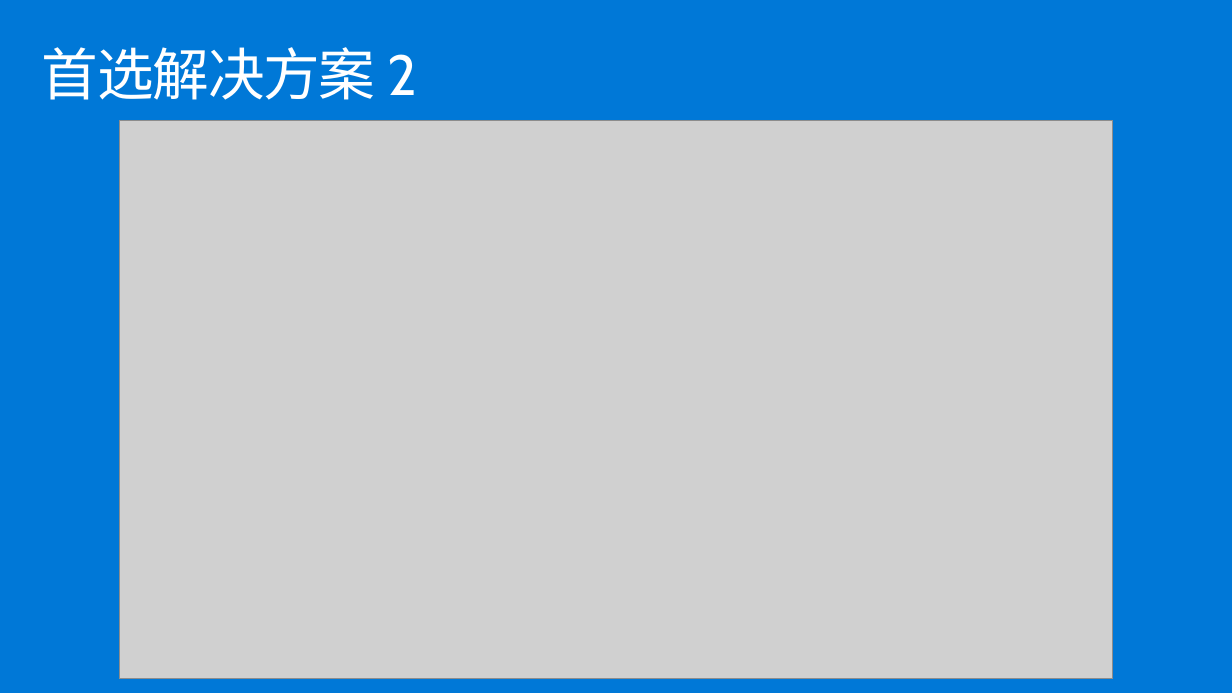
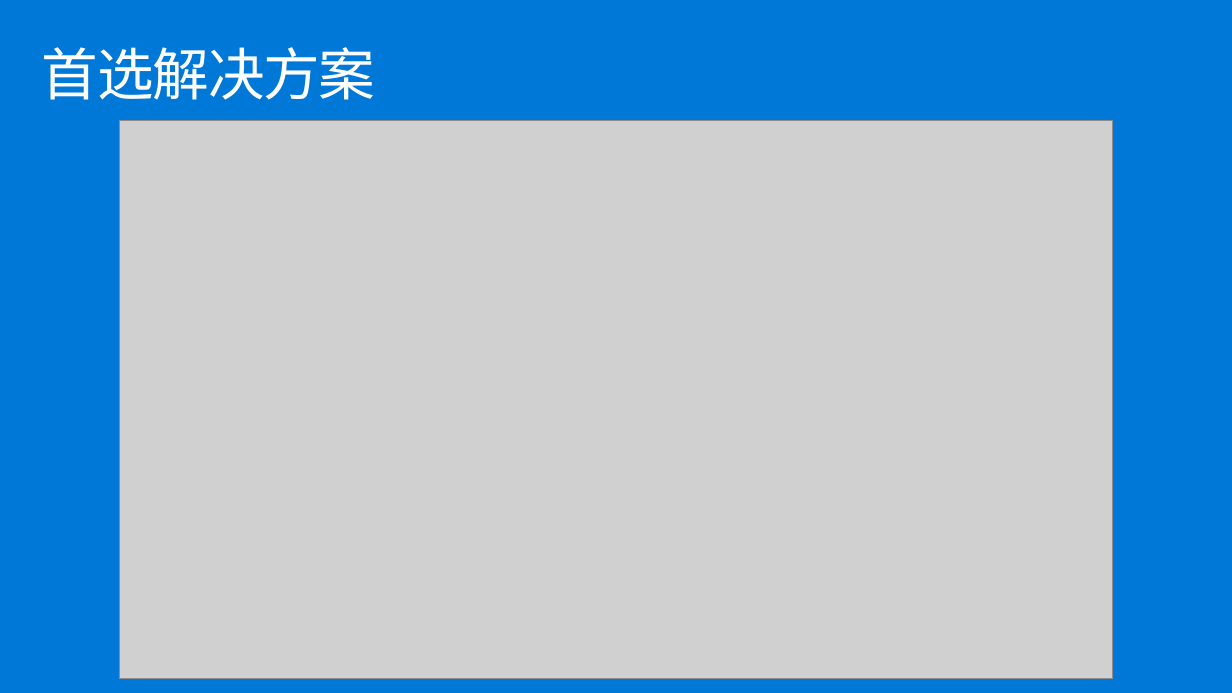
Before and after one commit to Azure/OCPCHINATECH, a slide deck: slide 20 of OCPPTSCSAHandsonLabs/MCW-Cloud-native-applications/Whiteboard design session/白板设计讲师presentation.pptx. Drawn at 1232x693 pixels with LibreOffice and Linux fonts; fonts in the diff are those of the drawing; grey boxes stand for pictures. Boxes give left, top, right and bottom in pixels: in the first picture for what was removed or moved away, otherwise in the second. Text is boxed around its words. In the diff, an @@ line names an element or a change of style, - is before the commit and + after.

```diff
--- a/OCPPTSCSAHandsonLabs/MCW-Cloud-native-applications/Whiteboard design session/白板设计讲师presentation.pptx
+++ b/OCPPTSCSAHandsonLabs/MCW-Cloud-native-applications/Whiteboard design session/白板设计讲师presentation.pptx
@@ title at <box>42,47,376,100</box>: text changed @@
-首选解决方案 2
+首选解决方案
```
Also in this commit, not shown: 7 other slides changed, 3 other files.
